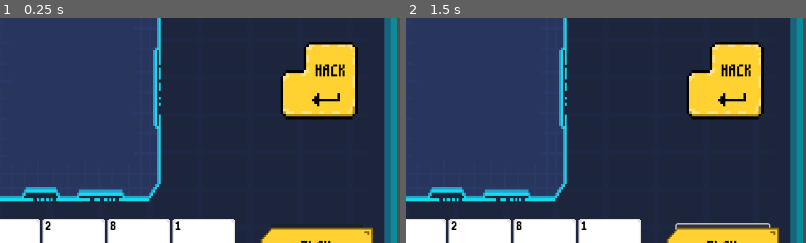
Above: before the commit, frames 1-2 (left to right).
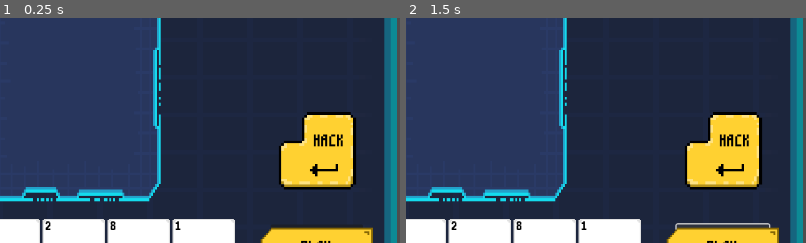
Above: after the commit, the same moments.

Repository: hd2802/stack-demon
Game: Godot game, scene res://_Scenes/level.tscn
Same seed, same stepped clock (60 frames per second), same inputs: the game is played once before the commit and once after it.
Inputs:
- Up to frame 1 (0.25 s): no input
- Up to frame 2 (1.5 s): click "HACK" at 0.5 s; click "PLAY" at 1.25 s
The pictures show only the part of the screen within x 50-100%, y 28-78%; the shares and areas given below are measured in that part.

The runs differ from the first frame. In frame 1, 11% of the frame differs, in the area x 69-90%, y 10-77%; in frame 2, 11%.

Commit message:
feat: add level status

Diff:
--- a/_Scenes/level.tscn
+++ b/_Scenes/level.tscn
@@ -17,6 +17,7 @@
 [ext_resource type="Texture2D" uid="uid://daxmqeqlsy35q" path="res://Assets/Sprites/deck.png" id="14_p3q1b"]
 [ext_resource type="Script" path="res://_Scripts/Moves/moves.gd" id="16_do005"]
 [ext_resource type="Texture2D" uid="uid://btbvabwt5xyfm" path="res://Assets/Sprites/UI_Hologram_Slot_Available_02a.png" id="16_mna31"]
+[ext_resource type="Texture2D" uid="uid://kh2r02sj7l02" path="res://Assets/Sprites/UI_Glass_Arrow_Large_01a.png" id="18_fx8gh"]
 
 [sub_resource type="StyleBoxEmpty" id="StyleBoxEmpty_o3wyf"]
 
@@ -25,6 +26,14 @@
 [sub_resource type="StyleBoxEmpty" id="StyleBoxEmpty_c4lne"]
 
 [sub_resource type="StyleBoxEmpty" id="StyleBoxEmpty_bwroh"]
+
+[sub_resource type="StyleBoxEmpty" id="StyleBoxEmpty_jqy0p"]
+
+[sub_resource type="StyleBoxEmpty" id="StyleBoxEmpty_tby17"]
+
+[sub_resource type="StyleBoxEmpty" id="StyleBoxEmpty_rkml8"]
+
+[sub_resource type="StyleBoxEmpty" id="StyleBoxEmpty_yfq0j"]
 
 [node name="Level" type="Node2D"]
 script = ExtResource("1_nxa5s")
@@ -136,10 +145,10 @@
 metadata/_edit_use_anchors_ = true
 
 [node name="StackCalculationButton" type="Button" parent="."]
-offset_left = 1087.0
-offset_top = 238.0
-offset_right = 1215.0
-offset_bottom = 366.0
+offset_left = 1084.0
+offset_top = 350.0
+offset_right = 1212.0
+offset_bottom = 478.0
 theme_override_styles/focus = SubResource("StyleBoxEmpty_o3wyf")
 theme_override_styles/hover = SubResource("StyleBoxEmpty_iaytm")
 theme_override_styles/pressed = SubResource("StyleBoxEmpty_c4lne")
@@ -251,7 +260,36 @@
 horizontal_alignment = 1
 vertical_alignment = 1
 
+[node name="NextButton" type="Button" parent="."]
+offset_left = 1048.0
+offset_top = 108.0
+offset_right = 1176.0
+offset_bottom = 236.0
+theme_override_styles/focus = SubResource("StyleBoxEmpty_jqy0p")
+theme_override_styles/hover = SubResource("StyleBoxEmpty_tby17")
+theme_override_styles/pressed = SubResource("StyleBoxEmpty_rkml8")
+theme_override_styles/normal = SubResource("StyleBoxEmpty_yfq0j")
+
+[node name="ArrowSprite" type="Sprite2D" parent="NextButton"]
+position = Vector2(64, 64)
+rotation = 3.14159
+scale = Vector2(6, 6)
+texture = ExtResource("18_fx8gh")
+
+[node name="ContinueLabel" type="Label" parent="."]
+offset_left = 938.0
+offset_top = 253.0
+offset_right = 1272.0
+offset_bottom = 317.0
+theme = ExtResource("5_bsc3n")
+theme_override_font_sizes/font_size = 37
+text = "CONTINUE HACK"
+horizontal_alignment = 1
+vertical_alignment = 1
+
 [connection signal="move" from="Hand" to="." method="_on_hand_move"]
 [connection signal="pressed" from="PlayCardButton" to="Hand" method="_on_play_card_button_pressed"]
 [connection signal="pressed" from="DiscardButton" to="Hand" method="_on_discard_button_pressed"]
+[connection signal="target_check" from="Stack" to="." method="_on_stack_target_check"]
 [connection signal="pressed" from="StackCalculationButton" to="Stack" method="_on_stack_calculation_button_pressed"]
+[connection signal="game_over" from="Moves" to="." method="_on_moves_game_over"]
--- a/_Scripts/Level/level.gd
+++ b/_Scripts/Level/level.gd
@@ -8,6 +8,11 @@
 var hand_node : Hand
 var target_node : Target
 var move_node : Moves
+
+var next_button
+var next_label
+
+signal game_over()
 
 func _ready() -> void:
 	# Placeholder for testing and debugging
@@ -39,9 +44,31 @@
 	move_node = self.get_node("Moves")
 	move_node.initialise_move_counter()
 
-
-func _process(delta: float) -> void:
-	pass
+	# Initialising the Next Button
+	next_button = self.get_node("NextButton")
+	next_button.visible = false
+	next_label = self.get_node("ContinueLabel")
+	next_label.visible = false
 
 func _on_hand_move() -> void:
 	move_node.decrement_move_counter()
+
+func _on_moves_game_over() -> void:
+	game_over.emit()
+
+func _on_stack_target_check(current_stack: Array[String]) -> void:
+	if len(current_stack) == 1:
+		if level_data.exact_target:
+			if int(current_stack[0]) == level_data.target_value:
+				# Level is complete
+				print("Level complete")
+				next_button.visible = true
+				next_label.visible = true
+		else:
+			if int(current_stack[0]) >= level_data.target_value:
+				# Level is complete
+				print("Level complete")
+				next_button.visible = true
+				next_label.visible = true
+	else:
+		pass
--- a/_Scripts/Moves/moves.gd
+++ b/_Scripts/Moves/moves.gd
@@ -2,9 +2,9 @@
 class_name Moves
 
 var label : Label
-
 var moves : int
 
+signal game_over()
 
 func initialise_move_counter() -> void:
 	label = self.get_node("Label")
@@ -14,3 +14,6 @@
 func decrement_move_counter() -> void:
 	moves-=1
 	label.text = str(moves)
+
+	if moves < 0:
+		game_over.emit()
--- a/_Scripts/Stack/stack.gd
+++ b/_Scripts/Stack/stack.gd
@@ -6,6 +6,8 @@
 var stack_top : String = ""
 var stack_second : String = ""
 var stack_third : String = ""
+
+signal target_check(current_stack : Array[String])
 
 func _ready():
 	var hand = get_parent().get_node("Hand")
@@ -62,5 +64,10 @@
 		stack.pop_back()
 
 		self.push(str(result))
+
+		# Checking if the target is achieved after calculation
+		target_check.emit(stack)
+
 	else:
-		pass
+		# Check if the target is achieved regardless of calculation
+		target_check.emit(stack)
Binary file added: Assets/Sprites/UI_Glass_Arrow_Large_01a.png
Not shown, added: Assets/Sprites/UI_Glass_Arrow_Large_01a.png.import
Not shown: 1 places in _Scenes/level.tscn that only renumber resources
